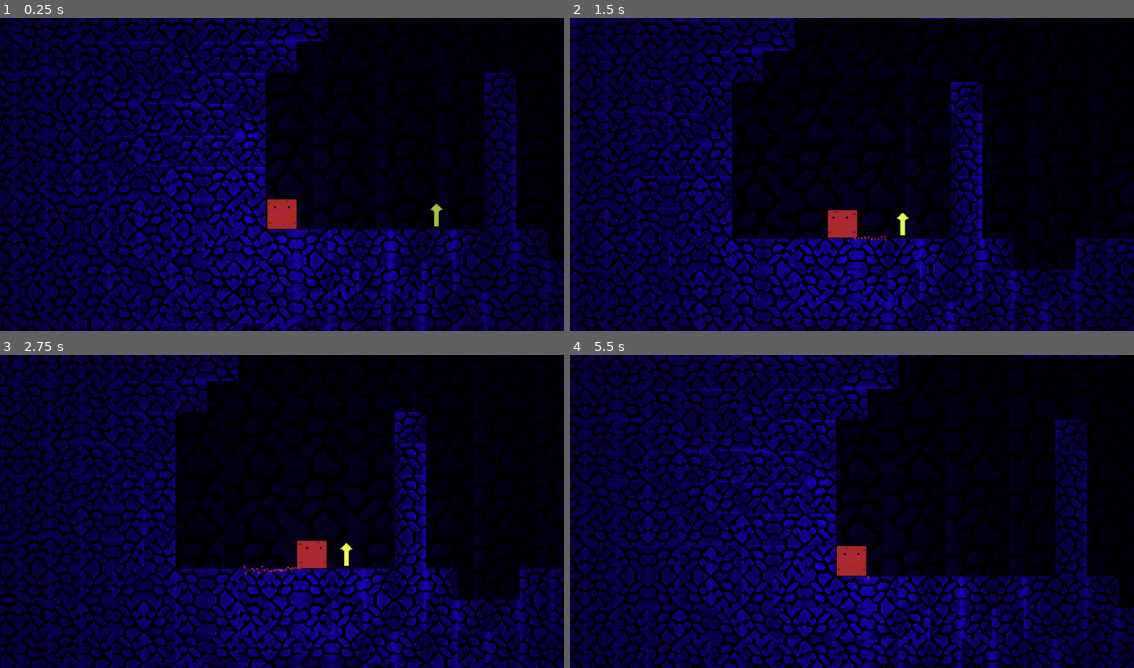
Above: before the commit, frames 1-4 (two rows, left to right).
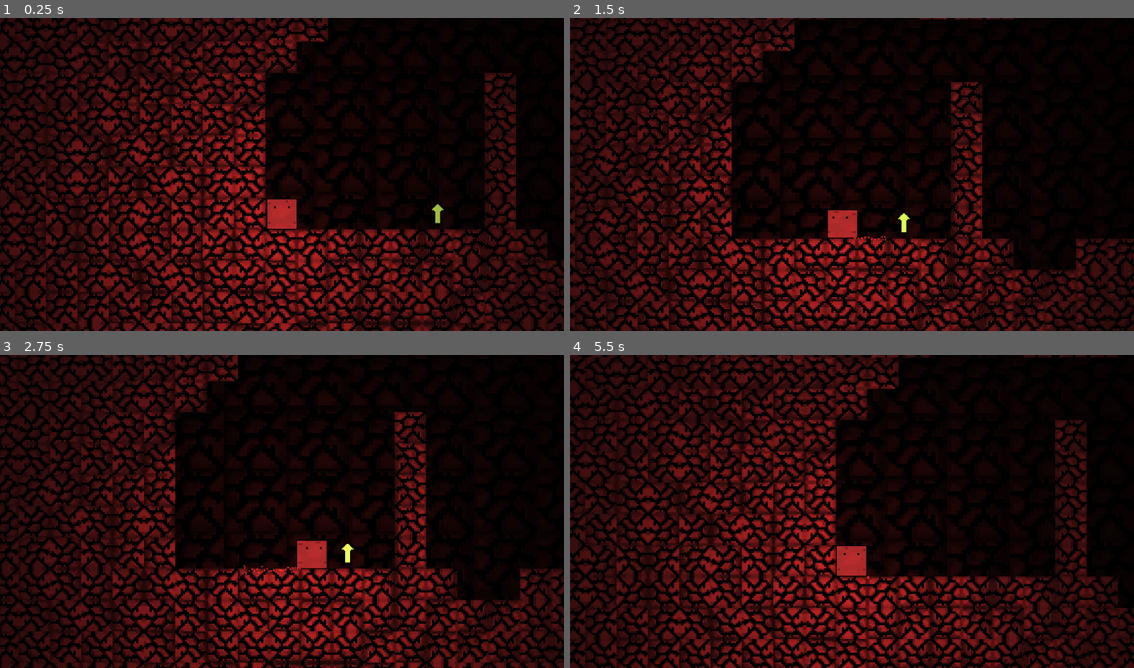
Above: after the commit, the same moments.

Repository: ChrisTs8920/spellweavers-quest
Game: Godot game, scene res://scenes/level6.tscn
Two runs of this game, one before a commit and one after it. Both use one fixed random seed, a clock stepped at 60 frames per second and the inputs below. This scene is started directly instead of the project's main scene. Sound files missing from this copy of the repository are replaced by a short silence.
Inputs (mouse positions are in pixels of both pictures, inside the frame that each line leads up to):
- Up to frame 1 (0.25 s): no input
- Up to frame 2 (1.5 s): tap Enter (ui_accept) at 0.5, 0.77 s; move the mouse to (976, 158) at 0.52 s; hold Right (ui_right) 0.53-1.28 s; move the mouse to (739, 190) at 1.27 s; hold Left (ui_left) from 1.28 s (still down)
- Up to frame 3 (2.75 s): tap Enter (ui_accept) at 1.52 s; move the mouse to (338, 442) at 2.02 s; release Left (ui_left) at 2.03 s; hold Right (ui_right) from 2.03 s (still down)
- Up to frame 4 (5.5 s): move the mouse to (823, 574) at 2.77 s; tap Enter (ui_accept) at 3.02, 3.77, 4.52 s; move the mouse to (1021, 558) at 3.52 s; release Right (ui_right) at 3.53 s; hold Left (ui_left) from 3.53 s (still down); tap Escape (pause, bound only after the commit) at 4.15 s; move the mouse to (682, 464) at 4.27 s; move the mouse to (880, 511) at 5.02 s

The runs differ from the first frame. In frame 1, 50% of the frame differs, in the area x 0-100%, y 0-100%; in frame 2, 41%; in frame 3, 44%; in frame 4, 50%.

Commit message:
Added some stuff

Diff:
--- a/project.godot
+++ b/project.godot
@@ -19,6 +19,8 @@
 
 Ambient="*res://scenes/ambient.tscn"
 WaterDrip="*res://scenes/water_drip.tscn"
+ANIMA="*res://addons/anima/core/constants.gd"
+Anima="*res://addons/anima/core/anima.gd"
 
 [display]
 
@@ -27,4 +29,12 @@
 
 [editor_plugins]
 
-enabled=PackedStringArray()
+enabled=PackedStringArray("res://addons/anima/plugin.cfg")
+
+[input]
+
+pause={
+"deadzone": 0.5,
+"events": [Object(InputEventKey,"resource_local_to_scene":false,"resource_name":"","device":-1,"window_id":0,"alt_pressed":false,"shift_pressed":false,"ctrl_pressed":false,"meta_pressed":false,"pressed":false,"keycode":0,"physical_keycode":4194305,"key_label":0,"unicode":0,"echo":false,"script":null)
+]
+}
--- a/scenes/level1.tscn
+++ b/scenes/level1.tscn
@@ -1,12 +1,13 @@
-[gd_scene load_steps=19 format=3 uid="uid://tebgytbrlftf"]
+[gd_scene load_steps=20 format=3 uid="uid://tebgytbrlftf"]
 
-[ext_resource type="PackedScene" uid="uid://b1ift6rh6lwdq" path="res://scenes/portal.tscn" id="1_myx5p"]
+[ext_resource type="PackedScene" uid="uid://civnvs6ycoxy8" path="res://scenes/portal.tscn" id="1_myx5p"]
 [ext_resource type="PackedScene" uid="uid://crh6mn1fg1utf" path="res://scenes/player.tscn" id="2_gskpo"]
 [ext_resource type="Texture2D" uid="uid://cnpuenbnkr0s7" path="res://assets/levels1_5/block.png" id="2_yuncw"]
 [ext_resource type="Texture2D" uid="uid://c0hj8f3iijot6" path="res://assets/levels1_5/block_n.png" id="3_vy4dh"]
 [ext_resource type="Shader" path="res://tiles.gdshader" id="6_27w0b"]
 [ext_resource type="PackedScene" uid="uid://cynb148ynrrbx" path="res://scenes/rock01.tscn" id="6_ckgor"]
 [ext_resource type="PackedScene" uid="uid://ce2aab6tk16ip" path="res://scenes/stalac.tscn" id="7_hkr6q"]
+[ext_resource type="PackedScene" uid="uid://dvfb7b8w23exe" path="res://assets/pause.tscn" id="8_4ic0f"]
 
 [sub_resource type="GDScript" id="GDScript_y5r46"]
 script/source = "extends Node2D
@@ -125,3 +126,6 @@
 
 [node name="CanvasModulate" type="CanvasModulate" parent="."]
 color = Color(0.392157, 0.392157, 0.392157, 1)
+
+[node name="pause" parent="." instance=ExtResource("8_4ic0f")]
+visible = false
--- a/scenes/main_menu.gd
+++ b/scenes/main_menu.gd
@@ -6,7 +6,7 @@
 
 # Called when the node enters the scene tree for the first time.
 func _ready():
-	pass # Replace with function body.
+	pass
 
 
 # Called every frame. 'delta' is the elapsed time since the previous frame.
--- a/scenes/main_menu.tscn
+++ b/scenes/main_menu.tscn
@@ -1,13 +1,24 @@
-[gd_scene load_steps=6 format=3 uid="uid://dqqfv87qkwcgc"]
+[gd_scene load_steps=13 format=3 uid="uid://dqqfv87qkwcgc"]
 
 [ext_resource type="Script" path="res://scenes/main_menu.gd" id="1_2l0mo"]
 [ext_resource type="Texture2D" uid="uid://cnpuenbnkr0s7" path="res://assets/levels1_5/block.png" id="2_ei4sc"]
 [ext_resource type="Texture2D" uid="uid://c0hj8f3iijot6" path="res://assets/levels1_5/block_n.png" id="3_qvqta"]
 [ext_resource type="Texture2D" uid="uid://dibj53i6bb0ge" path="res://assets/2d_light.webp" id="4_olvk5"]
+[ext_resource type="Script" path="res://scenes/Name_label.gd" id="4_ugjip"]
+[ext_resource type="Script" path="res://scenes/About_label.gd" id="5_4ojpu"]
+[ext_resource type="Script" path="res://scenes/Start_btn.gd" id="5_ckdxp"]
+[ext_resource type="Texture2D" uid="uid://ctsmcuom8ig7m" path="res://assets/button/button.png" id="5_n6usu"]
+[ext_resource type="Texture2D" uid="uid://3jxs3xpa4s6r" path="res://assets/button/button_pressed.png" id="6_l8ftt"]
+[ext_resource type="Texture2D" uid="uid://cf2nff4qkjpsn" path="res://assets/button/button_hover.png" id="7_1qotk"]
 
 [sub_resource type="CanvasTexture" id="CanvasTexture_6on57"]
 diffuse_texture = ExtResource("2_ei4sc")
 normal_texture = ExtResource("3_qvqta")
+
+[sub_resource type="LabelSettings" id="LabelSettings_gw20s"]
+font_size = 22
+font_color = Color(0, 0, 0, 1)
+shadow_color = Color(0, 0, 0, 0.196078)
 
 [node name="MainMenu" type="Node2D"]
 script = ExtResource("1_2l0mo")
@@ -45,20 +56,45 @@
 theme_override_font_sizes/font_size = 44
 text = "JELLY MAN!"
 horizontal_alignment = 1
+script = ExtResource("4_ugjip")
 
-[node name="Start" type="Button" parent="."]
+[node name="Start" type="TextureButton" parent="."]
 offset_left = 456.0
 offset_top = 344.0
 offset_right = 686.0
 offset_bottom = 383.0
+texture_normal = ExtResource("5_n6usu")
+texture_pressed = ExtResource("6_l8ftt")
+texture_hover = ExtResource("7_1qotk")
+script = ExtResource("5_ckdxp")
+
+[node name="Label" type="Label" parent="Start"]
+layout_mode = 0
+offset_left = 80.0
+offset_right = 145.0
+offset_bottom = 34.0
 text = "START"
+label_settings = SubResource("LabelSettings_gw20s")
+horizontal_alignment = 1
 
-[node name="Exit" type="Button" parent="."]
+[node name="Exit" type="TextureButton" parent="."]
 offset_left = 456.0
 offset_top = 448.0
 offset_right = 686.0
 offset_bottom = 487.0
-text = "EXIT "
+texture_normal = ExtResource("5_n6usu")
+texture_pressed = ExtResource("6_l8ftt")
+texture_hover = ExtResource("7_1qotk")
+script = ExtResource("5_ckdxp")
+
+[node name="Label" type="Label" parent="Exit"]
+layout_mode = 0
+offset_left = 80.0
+offset_right = 145.0
+offset_bottom = 34.0
+text = "EXIT"
+label_settings = SubResource("LabelSettings_gw20s")
+horizontal_alignment = 1
 
 [node name="About" type="Label" parent="."]
 anchors_preset = 8
@@ -76,6 +112,7 @@
 theme_override_font_sizes/font_size = 20
 text = "Version 0.1"
 horizontal_alignment = 1
+script = ExtResource("5_4ojpu")
 
 [node name="PointLight2D" type="PointLight2D" parent="."]
 position = Vector2(328, 272)
--- a/scenes/player.gd
+++ b/scenes/player.gd
@@ -59,6 +59,7 @@
 
 func _on_spikes_body_entered(body):
 	if body is CharacterBody2D:
-		#play a sound
+		$hit.play()
 		var name = get_tree().get_current_scene().get_name()
+		await $hit.finished
 		get_tree().change_scene_to_file("res://scenes/" + name + ".tscn")
--- a/scenes/player.tscn
+++ b/scenes/player.tscn
@@ -1,10 +1,11 @@
-[gd_scene load_steps=14 format=3 uid="uid://crh6mn1fg1utf"]
+[gd_scene load_steps=15 format=3 uid="uid://crh6mn1fg1utf"]
 
 [ext_resource type="Script" path="res://scenes/player.gd" id="1_4yynh"]
 [ext_resource type="Texture2D" uid="uid://cp4at8mdnljbe" path="res://assets/player/player.png" id="2_gtvv4"]
 [ext_resource type="Texture2D" uid="uid://impvjsd8skbs" path="res://assets/player/player_move.png" id="3_n52kw"]
 [ext_resource type="Texture2D" uid="uid://dibj53i6bb0ge" path="res://assets/2d_light.webp" id="4_0utld"]
 [ext_resource type="AudioStream" uid="uid://c7tjbbr3a6abv" path="res://assets/sounds/player_jump.mp3" id="5_keadl"]
+[ext_resource type="AudioStream" uid="uid://bw2ptkqm5wh6" path="res://assets/player/hit.wav" id="6_4orhs"]
 
 [sub_resource type="ShaderMaterial" id="ShaderMaterial_3hsgq"]
 
@@ -96,7 +97,7 @@
 shadow_filter = 2
 texture = ExtResource("4_0utld")
 texture_scale = 10.0
-height = 250.0
+height = 300.0
 
 [node name="Camera2D" type="Camera2D" parent="."]
 offset = Vector2(0, -80)
@@ -105,3 +106,7 @@
 [node name="Jump" type="AudioStreamPlayer" parent="."]
 stream = ExtResource("5_keadl")
 volume_db = -10.0
+
+[node name="hit" type="AudioStreamPlayer" parent="."]
+stream = ExtResource("6_4orhs")
+volume_db = -10.0
--- a/scenes/portal.gd
+++ b/scenes/portal.gd
@@ -11,11 +11,12 @@
 
 	if (int(i) >= 6 and int(i) < 11):
 		$AnimatedSprite2D.animation = "portal02"
-		$GPUParticles2D.get_process_material().color = Color(255, 247, 0, 255)
+		$GPUParticles2D.get_process_material().color = Color(0.9, 0.9, 0, 1)
+		#$PointLight2D.color = Color(0.4, 0.4, 0, 1)
 	if int(i) >= 11:
 		$AnimatedSprite2D.animation = "portal03"
-		$GPUParticles2D.get_process_material().color = Color(200, 0, 0, 255)
-		$PointLight2D.color = Color(.4, 0, 0, 255)
+		$GPUParticles2D.get_process_material().color = Color(0.9, 0, 0, 1)
+		$PointLight2D.color = Color(0.4, 0, 0, 1)
 
 
 # Called every frame. 'delta' is the elapsed time since the previous frame.
--- a/scenes/portal.tscn
+++ b/scenes/portal.tscn
@@ -1,35 +1,36 @@
-[gd_scene load_steps=19 format=3 uid="uid://b1ift6rh6lwdq"]
+[gd_scene load_steps=22 format=3 uid="uid://civnvs6ycoxy8"]
 
 [ext_resource type="Script" path="res://scenes/portal.gd" id="1_4qw1h"]
 [ext_resource type="Shader" path="res://tiles.gdshader" id="2_xslqx"]
-[ext_resource type="Texture2D" uid="uid://bx3cy6wxguj62" path="res://assets/levels1_5/portal01_n.png" id="3_8a3k0"]
-[ext_resource type="Texture2D" uid="uid://du44607nqff3u" path="res://assets/levels1_5/portal01.png" id="4_5kucd"]
-[ext_resource type="Texture2D" uid="uid://ca6d2fbb73t0h" path="res://assets/levels1_5/portal02.png" id="5_lh1fj"]
-[ext_resource type="Texture2D" uid="uid://dhiwbq2ea8me8" path="res://assets/levels1_5/portal03.png" id="6_i2cem"]
-[ext_resource type="Texture2D" uid="uid://d0jknp1374472" path="res://assets/levels6_10/portal01.png" id="7_nejn5"]
-[ext_resource type="Texture2D" uid="uid://dkty4s47w4a7e" path="res://assets/levels6_10/portal02.png" id="8_c6xut"]
-[ext_resource type="Texture2D" uid="uid://djp7r412taa85" path="res://assets/levels6_10/portal03.png" id="9_v5jal"]
-[ext_resource type="Texture2D" uid="uid://dq1d7xmiqhwsp" path="res://assets/levels11_15/portal01.png" id="10_2gxls"]
-[ext_resource type="Texture2D" uid="uid://culxek5do8pah" path="res://assets/levels11_15/portal02.png" id="11_xbajp"]
-[ext_resource type="Texture2D" uid="uid://cyc5mh207t1vq" path="res://assets/levels11_15/portal03.png" id="12_3yyn4"]
-[ext_resource type="Texture2D" uid="uid://dibj53i6bb0ge" path="res://assets/2d_light.webp" id="13_67qhy"]
+[ext_resource type="Texture2D" uid="uid://bx3cy6wxguj62" path="res://assets/portal/portal01_n.png" id="3_wrhva"]
+[ext_resource type="Texture2D" uid="uid://du44607nqff3u" path="res://assets/portal/portal01.png" id="4_oglio"]
+[ext_resource type="Texture2D" uid="uid://ca6d2fbb73t0h" path="res://assets/portal/portal02.png" id="5_e4tle"]
+[ext_resource type="Texture2D" uid="uid://dhiwbq2ea8me8" path="res://assets/portal/portal03.png" id="6_vxjuc"]
+[ext_resource type="Texture2D" uid="uid://d0jknp1374472" path="res://assets/portal/portal01y.png" id="7_fgnt7"]
+[ext_resource type="Texture2D" uid="uid://dkty4s47w4a7e" path="res://assets/portal/portal02y.png" id="8_rma5h"]
+[ext_resource type="Texture2D" uid="uid://djp7r412taa85" path="res://assets/portal/portal03y.png" id="9_rem0e"]
+[ext_resource type="Texture2D" uid="uid://dq1d7xmiqhwsp" path="res://assets/portal/portal01r.png" id="10_khj5p"]
+[ext_resource type="Texture2D" uid="uid://culxek5do8pah" path="res://assets/portal/portal02r.png" id="11_4m7d7"]
+[ext_resource type="Texture2D" uid="uid://cyc5mh207t1vq" path="res://assets/portal/portal03r.png" id="12_sf82x"]
+[ext_resource type="Texture2D" uid="uid://cx0i38qq0h2yr" path="res://assets/portal/circle_05.png" id="13_1sjbm"]
 [ext_resource type="AudioStream" uid="uid://reivae6hd1ev" path="res://assets/sounds/portal_enter.wav" id="14_k8o85"]
+[ext_resource type="Texture2D" uid="uid://br5n47x25amkm" path="res://assets/portal/light_01.png" id="14_kccx4"]
 
 [sub_resource type="ShaderMaterial" id="ShaderMaterial_t87iu"]
 shader = ExtResource("2_xslqx")
-shader_parameter/normal_map = ExtResource("3_8a3k0")
+shader_parameter/normal_map = ExtResource("3_wrhva")
 
 [sub_resource type="SpriteFrames" id="SpriteFrames_5sr33"]
 animations = [{
 "frames": [{
 "duration": 1.0,
-"texture": ExtResource("4_5kucd")
+"texture": ExtResource("4_oglio")
 }, {
 "duration": 1.0,
-"texture": ExtResource("5_lh1fj")
+"texture": ExtResource("5_e4tle")
 }, {
 "duration": 1.0,
-"texture": ExtResource("6_i2cem")
+"texture": ExtResource("6_vxjuc")
 }],
 "loop": true,
 "name": &"portal01",
@@ -37,13 +38,13 @@
 }, {
 "frames": [{
 "duration": 1.0,
-"texture": ExtResource("7_nejn5")
+"texture": ExtResource("7_fgnt7")
 }, {
 "duration": 1.0,
-"texture": ExtResource("8_c6xut")
+"texture": ExtResource("8_rma5h")
 }, {
 "duration": 1.0,
-"texture": ExtResource("9_v5jal")
+"texture": ExtResource("9_rem0e")
 }],
 "loop": true,
 "name": &"portal02",
@@ -51,13 +52,13 @@
 }, {
 "frames": [{
 "duration": 1.0,
-"texture": ExtResource("10_2gxls")
+"texture": ExtResource("10_khj5p")
 }, {
 "duration": 1.0,
-"texture": ExtResource("11_xbajp")
+"texture": ExtResource("11_4m7d7")
 }, {
 "duration": 1.0,
-"texture": ExtResource("12_3yyn4")
+"texture": ExtResource("12_sf82x")
 }],
 "loop": true,
 "name": &"portal03",
@@ -66,6 +67,13 @@
 
 [sub_resource type="CircleShape2D" id="CircleShape2D_af4n3"]
 radius = 22.8254
+
+[sub_resource type="Gradient" id="Gradient_fwnwr"]
+offsets = PackedFloat32Array(0, 0.496296, 1)
+colors = PackedColorArray(1, 1, 1, 1, 1, 1, 1, 1, 1, 1, 1, 0)
+
+[sub_resource type="GradientTexture1D" id="GradientTexture1D_f24kh"]
+gradient = SubResource("Gradient_fwnwr")
 
 [sub_resource type="ParticleProcessMaterial" id="ParticleProcessMaterial_vr8a0"]
 emission_shape = 2
@@ -76,9 +84,10 @@
 initial_velocity_max = 50.0
 orbit_velocity_min = 0.0
 orbit_velocity_max = 0.0
-scale_min = 7.0
-scale_max = 8.0
+scale_min = 0.05
+scale_max = 0.05
 color = Color(0.678431, 0.678431, 0.929412, 1)
+color_ramp = SubResource("GradientTexture1D_f24kh")
 
 [node name="portal" type="Area2D"]
 script = ExtResource("1_4qw1h")
@@ -93,8 +102,8 @@
 shape = SubResource("CircleShape2D_af4n3")
 
 [node name="GPUParticles2D" type="GPUParticles2D" parent="."]
-amount = 4
 process_material = SubResource("ParticleProcessMaterial_vr8a0")
+texture = ExtResource("13_1sjbm")
 fixed_fps = 60
 
 [node name="PointLight2D" type="PointLight2D" parent="."]
@@ -102,9 +111,8 @@
 energy = 3.0
 shadow_enabled = true
 shadow_filter = 2
-texture = ExtResource("13_67qhy")
-texture_scale = 1.5
-height = 250.0
+texture = ExtResource("14_kccx4")
+height = 300.0
 
 [node name="sound" type="AudioStreamPlayer" parent="."]
 stream = ExtResource("14_k8o85")
--- a/scenes/power_up.tscn
+++ b/scenes/power_up.tscn
@@ -22,6 +22,8 @@
 [sub_resource type="RectangleShape2D" id="RectangleShape2D_0xbxw"]
 size = Vector2(56, 93)
 
+[sub_resource type="Theme" id="Theme_6w6qp"]
+
 [node name="power_up" type="Area2D"]
 scale = Vector2(0.6, 0.6)
 script = ExtResource("1_o0358")
@@ -31,7 +33,7 @@
 frame_progress = 0.866033
 
 [node name="CollisionShape2D" type="CollisionShape2D" parent="."]
-position = Vector2(-4, 14.5)
+position = Vector2(0, 13.3333)
 shape = SubResource("RectangleShape2D_0xbxw")
 
 [node name="PopupPanel" type="PopupPanel" parent="."]
@@ -39,6 +41,7 @@
 position = Vector2i(100, 100)
 size = Vector2i(193, 50)
 borderless = false
+theme = SubResource("Theme_6w6qp")
 
 [node name="Label" type="Label" parent="PopupPanel"]
 offset_left = 4.0
Binary file removed: assets/levels11_15/portal01.png
Not shown, removed: assets/levels11_15/portal01.png.import
Binary file removed: assets/levels11_15/portal02.png
Not shown, removed: assets/levels11_15/portal02.png.import
Binary file removed: assets/levels11_15/portal03.png
Not shown, removed: assets/levels11_15/portal03.png.import
Binary file removed: assets/levels1_5/block_old.png
Not shown, removed: assets/levels1_5/block_old.png.import
Binary file removed: assets/levels1_5/portal01.png
Not shown, removed: assets/levels1_5/portal01.png.import
Binary file removed: assets/levels1_5/portal01_n.png
Not shown, removed: assets/levels1_5/portal01_n.png.import
(and 26 more such lines)
